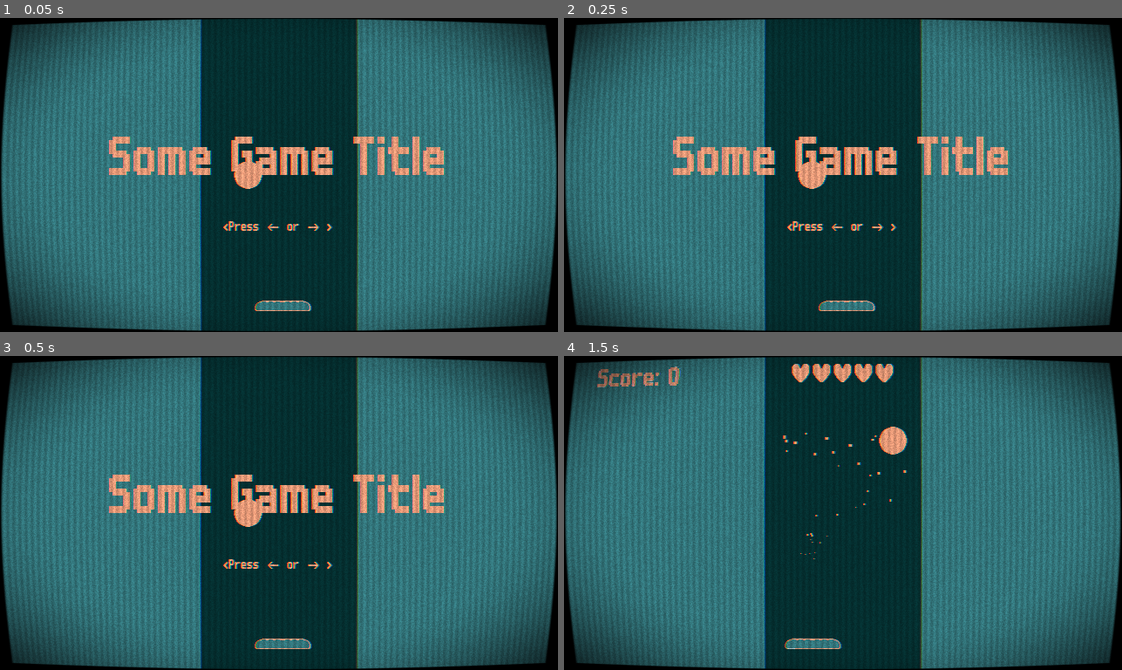
Above: before the commit, frames 1-4 (two rows, left to right).
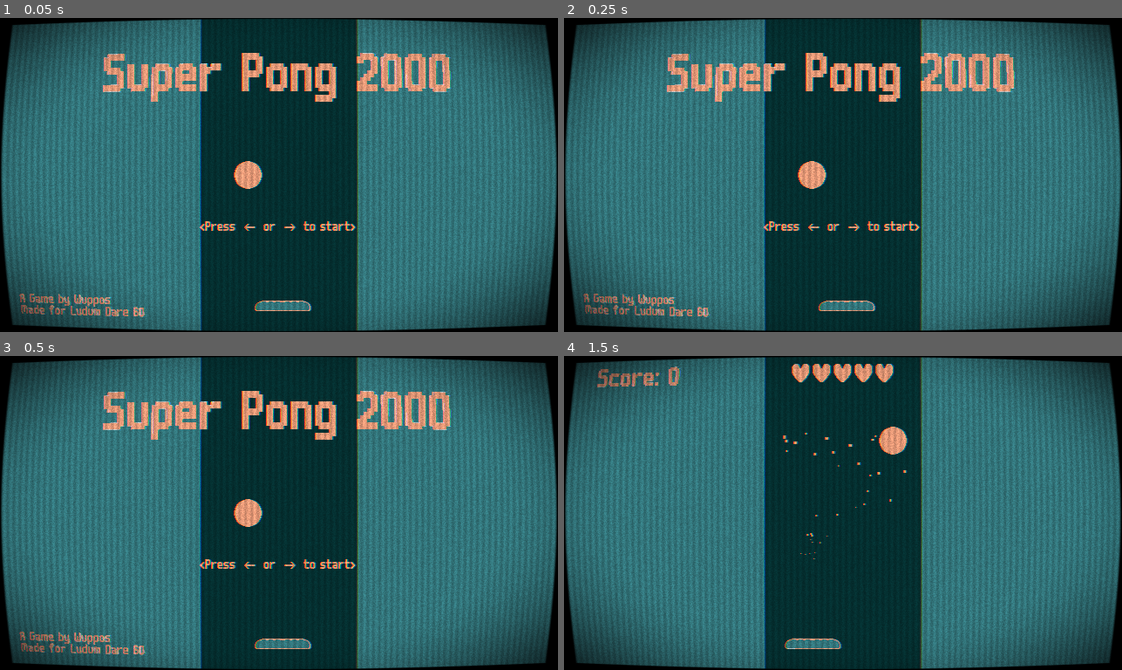
Above: after the commit, the same moments.

Repository: YannVeld/LD60
Game: Godot game, scene res://main.tscn
Same seed, same stepped clock (60 frames per second), same inputs: the game is played once before the commit and once after it.
Inputs (mouse positions are in pixels of both pictures, inside the frame that each line leads up to):
- Up to frame 1 (0.05 s): no input
- Up to frame 2 (0.25 s): no input
- Up to frame 3 (0.5 s): no input
- Up to frame 4 (1.5 s): tap Enter at 0.5 s; move the mouse to (965, 497) at 0.52 s; hold Right (move_right) 0.53-1.28 s; tap Space (confirm) at 0.6 s; move the mouse to (731, 528) at 1.27 s; hold Left (move_left) from 1.28 s (still down); tap R (reroll) at 1.35 s

The runs differ from the first frame. In frame 1, 9.0% of the frame differs, in the area x 3-81%, y 11-96%; in frame 2, 9.0%; in frame 3, 9.0%; in frame 4, nothing differs.

Commit message:
Added credits to UI

Diff:
--- a/Scripts/ui_manager.gd
+++ b/Scripts/ui_manager.gd
@@ -100,8 +100,11 @@
 
 
 	if livesManager.is_game_over:
-		draw_string(font, center + Vector2(-_width/2,0), "Game Over!", HORIZONTAL_ALIGNMENT_CENTER, _width, 64, text_color)
-		draw_string(font, center + Vector2(-_width/2,32), "Score: " + str(ballManager.bat_bounce_count), HORIZONTAL_ALIGNMENT_CENTER, _width, 28, text_color)
+		draw_string(font, center + Vector2(-_width/2,-96), "Game Over!", HORIZONTAL_ALIGNMENT_CENTER, _width, 64, text_color)
+		draw_string(font, center + Vector2(-_width/2,-64), "Score: " + str(ballManager.bat_bounce_count), HORIZONTAL_ALIGNMENT_CENTER, _width, 28, text_color)
+
+		draw_string(font, Vector2(16,_height-30), "A Game by Wuppos", 0, -1, 16, text_color)
+		draw_string(font, Vector2(16,_height-16), "Made for Ludum Dare 60", 0, -1, 16, text_color)
 
 		if livesManager.can_restart:
 			var ypos = 64
@@ -131,15 +134,19 @@
 
 
 	if livesManager.waiting_to_begin:
-		draw_string(font, center + Vector2(-_width/2,0), "Some Game Title", HORIZONTAL_ALIGNMENT_CENTER, _width, 64, text_color)
+		draw_string(font, center + Vector2(-_width/2,-96), "Super Pong 2000", HORIZONTAL_ALIGNMENT_CENTER, _width, 64, text_color)
+
+		draw_string(font, Vector2(16,_height-30), "A Game by Wuppos", 0, -1, 16, text_color)
+		draw_string(font, Vector2(16,_height-16), "Made for Ludum Dare 60", 0, -1, 16, text_color)
 
 		var ypos = 64
+		var font_size = 16
 		var _text1: String = "<Press"
 		var _text2: String = "or"
-		var _text3: String = ">"
-		var _len1 = font.get_string_size(_text1, HORIZONTAL_ALIGNMENT_LEFT, _width, 16).x
-		var _len2 = font.get_string_size(_text2, HORIZONTAL_ALIGNMENT_LEFT, _width, 16).x
-		var _len3 = font.get_string_size(_text3, HORIZONTAL_ALIGNMENT_LEFT, _width, 16).x
+		var _text3: String = "to start>"
+		var _len1 = font.get_string_size(_text1, HORIZONTAL_ALIGNMENT_LEFT, _width, font_size).x
+		var _len2 = font.get_string_size(_text2, HORIZONTAL_ALIGNMENT_LEFT, _width, font_size).x
+		var _len3 = font.get_string_size(_text3, HORIZONTAL_ALIGNMENT_LEFT, _width, font_size).x
 		var _arrow_len_left = _arrow_left.get_size().x
 		var _arrow_len_right = _arrow_right.get_size().x
 		var _total_len = _len1 + _len2 + _len3 + _arrow_len_left + _arrow_len_right
@@ -148,12 +155,12 @@
 
 
 		var xoffset = -_total_len/2
-		draw_string(font, center + Vector2(xoffset,ypos), _text1, HORIZONTAL_ALIGNMENT_LEFT, _width, 16, text_color)
+		draw_string(font, center + Vector2(xoffset,ypos), _text1, HORIZONTAL_ALIGNMENT_LEFT, _width, font_size, text_color)
 		xoffset += _len1
 		draw_texture(_arrow_left, center + Vector2(xoffset,ypos - yoffset), text_color)
 		xoffset += _arrow_len_left
-		draw_string(font, center + Vector2(xoffset,ypos), _text2, HORIZONTAL_ALIGNMENT_LEFT, _width, 16, text_color)
+		draw_string(font, center + Vector2(xoffset,ypos), _text2, HORIZONTAL_ALIGNMENT_LEFT, _width, font_size, text_color)
 		xoffset += _len2
 		draw_texture(_arrow_right, center + Vector2(xoffset,ypos - yoffset), text_color)
 		xoffset += _arrow_len_right
-		draw_string(font, center + Vector2(xoffset,ypos), _text3, HORIZONTAL_ALIGNMENT_LEFT, _width, 16, text_color)
+		draw_string(font, center + Vector2(xoffset,ypos), _text3, HORIZONTAL_ALIGNMENT_LEFT, _width, font_size, text_color)
